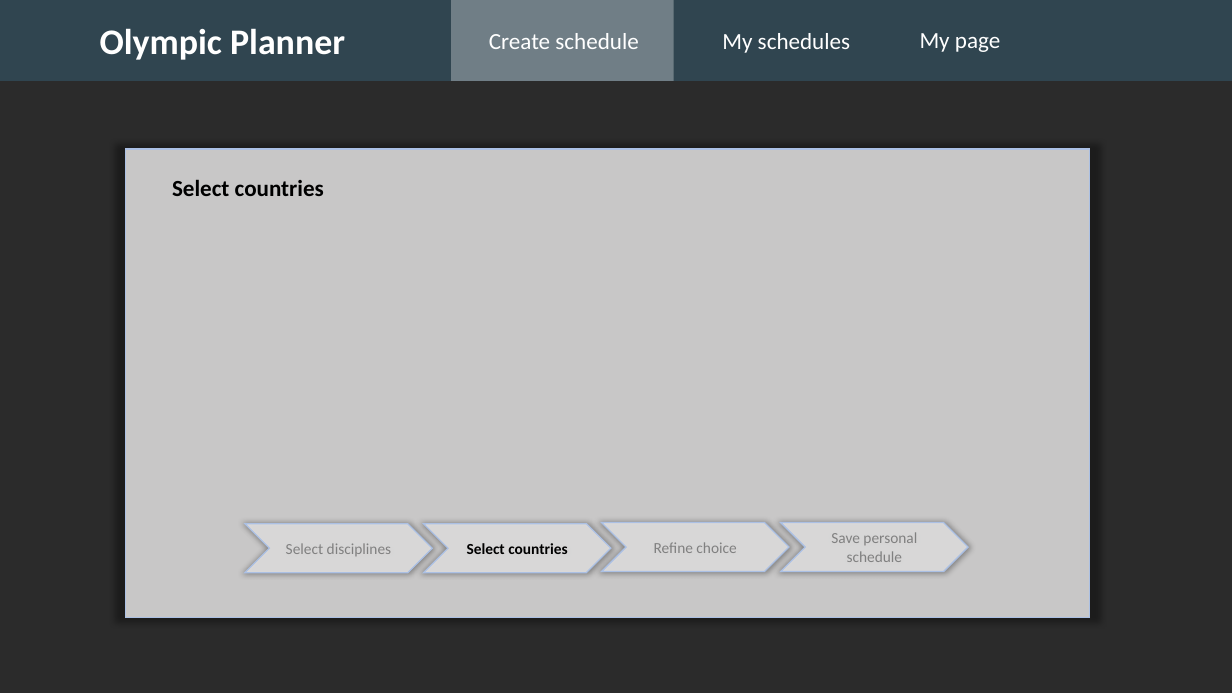
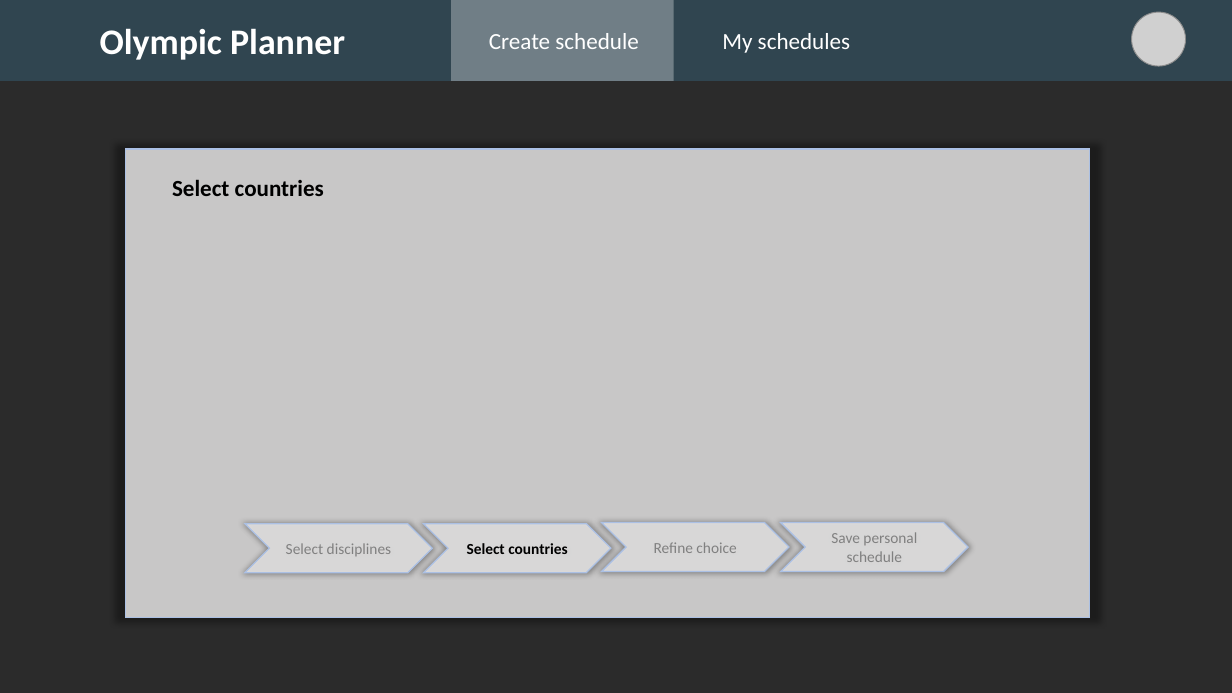
Before and after one commit to Ekajsa/OlympicPlanner, a slide deck: slide 5 of documentation/Mock-up.pptx (slide 4 before the commit). Drawn at 1232x693 pixels with LibreOffice and Linux fonts; fonts in the diff are those of the drawing; grey boxes stand for pictures; background and template pictures are left out; a plain dark background stands for a picture behind light text. Boxes give left, top, right and bottom in pixels: in the first picture for what was removed or moved away, otherwise in the second. Text is boxed around its words. In the diff, an @@ line names an element or a change of style, - is before the commit and + after.

```diff
--- a/documentation/Mock-up.pptx
+++ b/documentation/Mock-up.pptx
@@ picture added at (1132,12,1186,66) @@
@@ text removed at (920,33,1000,52) @@
-My page
```
Also in this commit, not shown: 5 other slides changed, 2 slides added.
